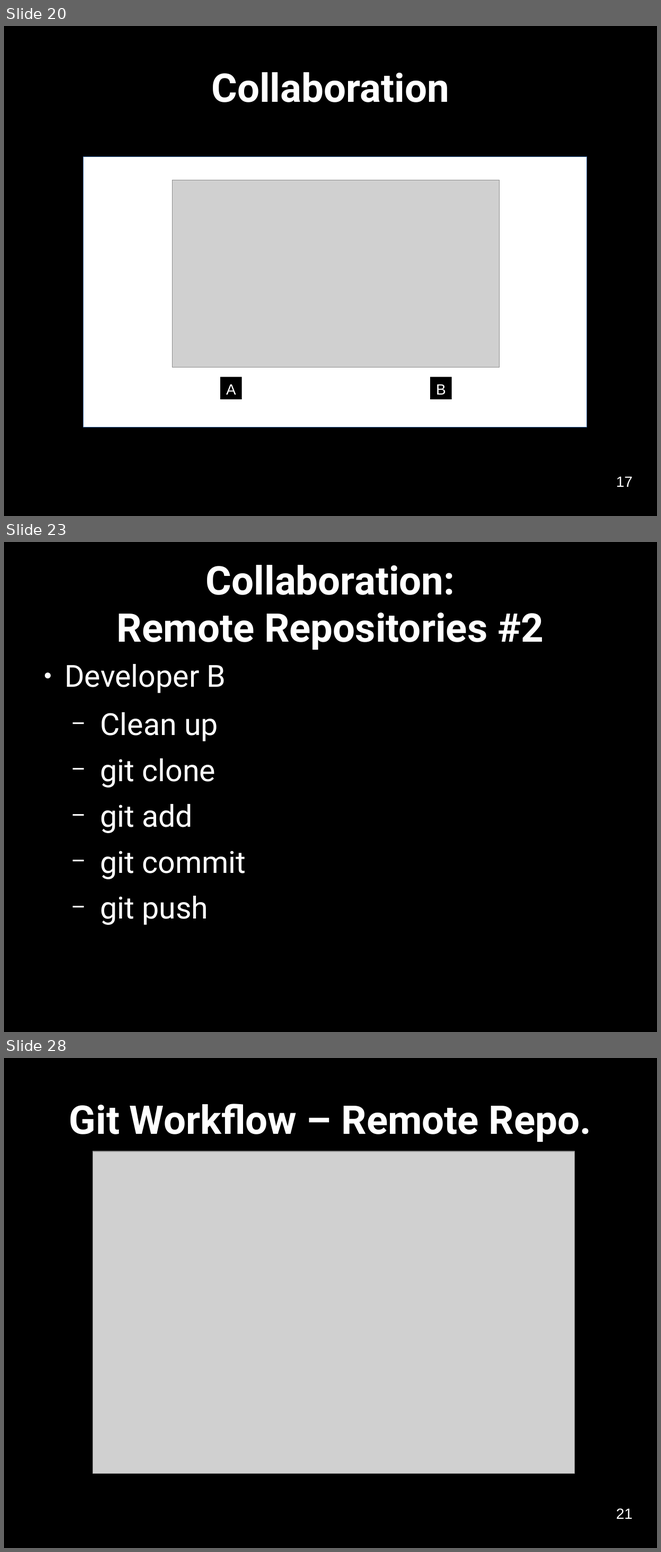
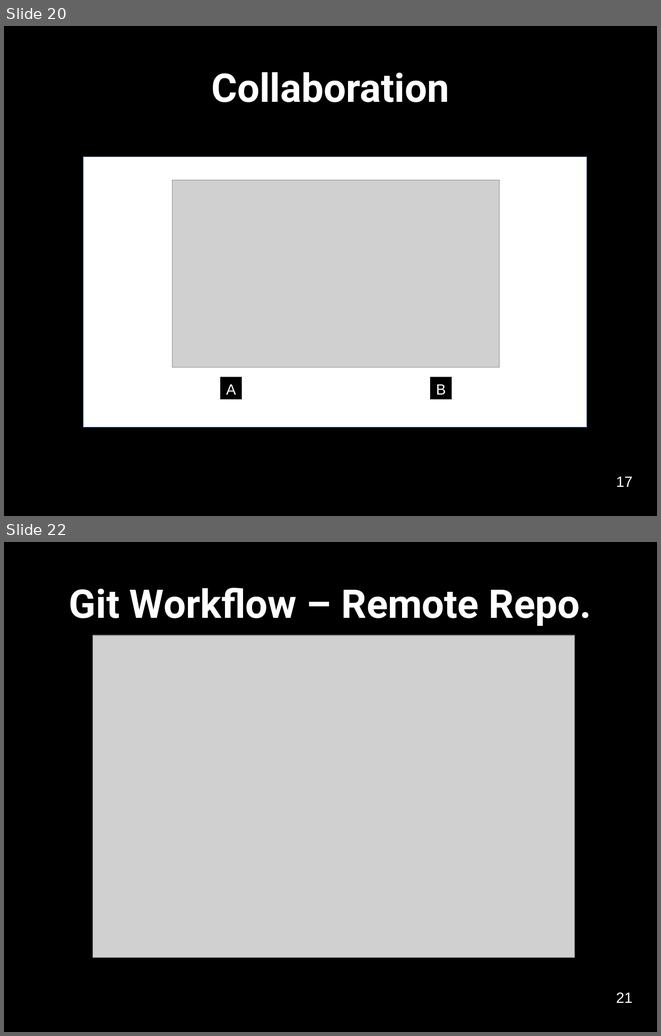
Before and after one commit to softwaresaved/2020-04-30-ramp-swc, a slide deck: novice/git/version-control-with-git-slides.odp. Shown one above the other, each under a label of ours: slides 20, 23 and 28 before the commit, slides 20 and 22 after it; the slides between them are not shown. The pictures are 661x1552 and 661x1036 pixels, drawn with LibreOffice and Linux fonts; fonts in the diff are those of the drawing; grey boxes stand for pictures. Boxes give left, top, right and bottom in pixels: in the first picture for what was removed or moved away, otherwise in the second. Text is boxed around its words. In the diff, an @@ line names an element or a change of style, - is before the commit and + after.

```diff
--- a/novice/git/version-control-with-git-slides.odp
+++ b/novice/git/version-control-with-git-slides.odp
@@ slide 23 removed at [4, 542, 657, 1032], background #000000 @@
@@ title removed at [117, 565, 544, 650] @@
-Collaboration:
-Remote Repositories #2
@@ text removed at [64, 664, 246, 925] @@
-● Developer B
-  − Clean up
-  − git clone
-  − git add
-  − git commit
-  − git push
@@ what was slide 28 is now slide 22 @@
```
Also in this commit, not shown: 4 slides changed, 4 other slides removed, 10 other files.
